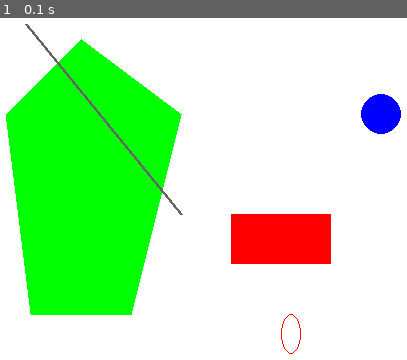
Above: before the commit, frame 1.
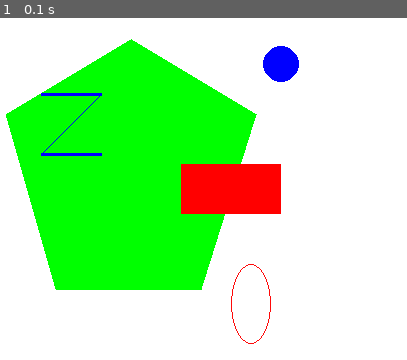
Above: after the commit, the same moment.

Repository: crookescout/Unit_10
Game: pygame game, started from daily_exercises.py
Two runs of this game, one before a commit and one after it. Both use one fixed random seed, a clock stepped at 60 frames per second and the inputs below.
Inputs:
- Up to frame 1 (0.1 s): no input

The runs differ from the first frame. In frame 1, 24% of the frame differs, in the area x 1-99%, y 1-99%.

Commit message:
worked on drawing image from daily exercises for unit 10

Diff:
--- a/daily_exercises.py
+++ b/daily_exercises.py
@@ -9,11 +9,13 @@
 pygame.display.set_caption("Pygame Demo - So Cool")
 main_surface.fill((255, 255, 255))
 
-pygame.draw.rect(main_surface, (255, 0, 0), (250, 200, 100, 50), 0)
-pygame.draw.circle(main_surface, (0, 0, 255), (400, 100), 20, 0)
-pygame.draw.polygon(main_surface, (0, 255, 0), ((100, 25), (200, 100), (150, 300), (50, 300), (25, 100)), 0)
-pygame.draw.line(main_surface, (100, 100, 100), (200, 200), (45, 10), 3)
-pygame.draw.ellipse(main_surface, (255, 10, 10), (300, 300, 20, 40), 1)
+pygame.draw.polygon(main_surface, (0, 255, 0), ((150, 25), (275, 100), (220, 275), (75, 275), (25, 100)), 0)
+pygame.draw.rect(main_surface, (255, 0, 0), (200, 150, 100, 50), 0)
+pygame.draw.circle(main_surface, (0, 0, 255), (300, 50), 18, 0)
+pygame.draw.line(main_surface, (0, 0, 255), (60, 80), (120, 80), 3)
+pygame.draw.line(main_surface, (0, 0, 255), (60, 140), (120, 80), 1)
+pygame.draw.line(main_surface, (0, 0, 255), (60, 140), (120, 140), 3)
+pygame.draw.ellipse(main_surface, (255, 10, 10), (250, 250, 40, 80), 1)
 
 while True:
     pygame.display.update()
--- /dev/null
+++ b/recreate_pic.py
@@ -0,0 +1,55 @@
+# Scout Crooke, 12/11/19, this program recreates the picture of the city at night
+
+import pygame, sys
+from pygame.locals import *
+import random
+
+pygame.init()
+
+main_surface = pygame.display.set_mode((500, 400), 0, 32)
+pygame.display.set_caption("Pygame Demo - So Cool")
+main_surface.fill((16, 78, 139))
+
+
+def make_star():
+    x = random.randint(1, 500)
+    y = random.randint(1, 400)
+    pygame.draw.circle(main_surface, (184, 184, 184), (x, y), 2, 0)
+
+
+for x in range(20):
+    make_star()
+
+
+def make_rect(a, b, c, d):
+    pygame.draw.rect(main_surface, (0, 0, 0), (a, b, c, d), 0)
+
+
+def make_window(e, f):
+    pygame.draw.rect(main_surface, (255, 255, 0), (e, f, 10, 10), 0)
+
+
+make_rect(0, 250, 30, 200)
+make_rect(30, 180, 80, 250)
+make_rect(110, 290, 70, 200)
+make_rect(180, 250, 70, 200)
+make_rect(245, 160, 80, 250)
+make_rect(315, 320, 50, 100)
+make_rect(365, 290, 60, 200)
+make_rect(425, 160, 60, 300)
+make_rect(480, 220, 60, 250)
+
+pygame.draw.circle(main_surface, (184, 184, 184), (50, 75), 30, 0)
+pygame.draw.ellipse(main_surface, (110, 110, 110), (136, 180, 250, 550), 20)
+
+make_window(45, 220)
+make_window(80, 240)
+make_window(45, 300)
+
+
+while True:
+    pygame.display.update()
+    for event in pygame.event.get():
+        if event.type == QUIT:
+            pygame.quit()
+            sys.exit()
